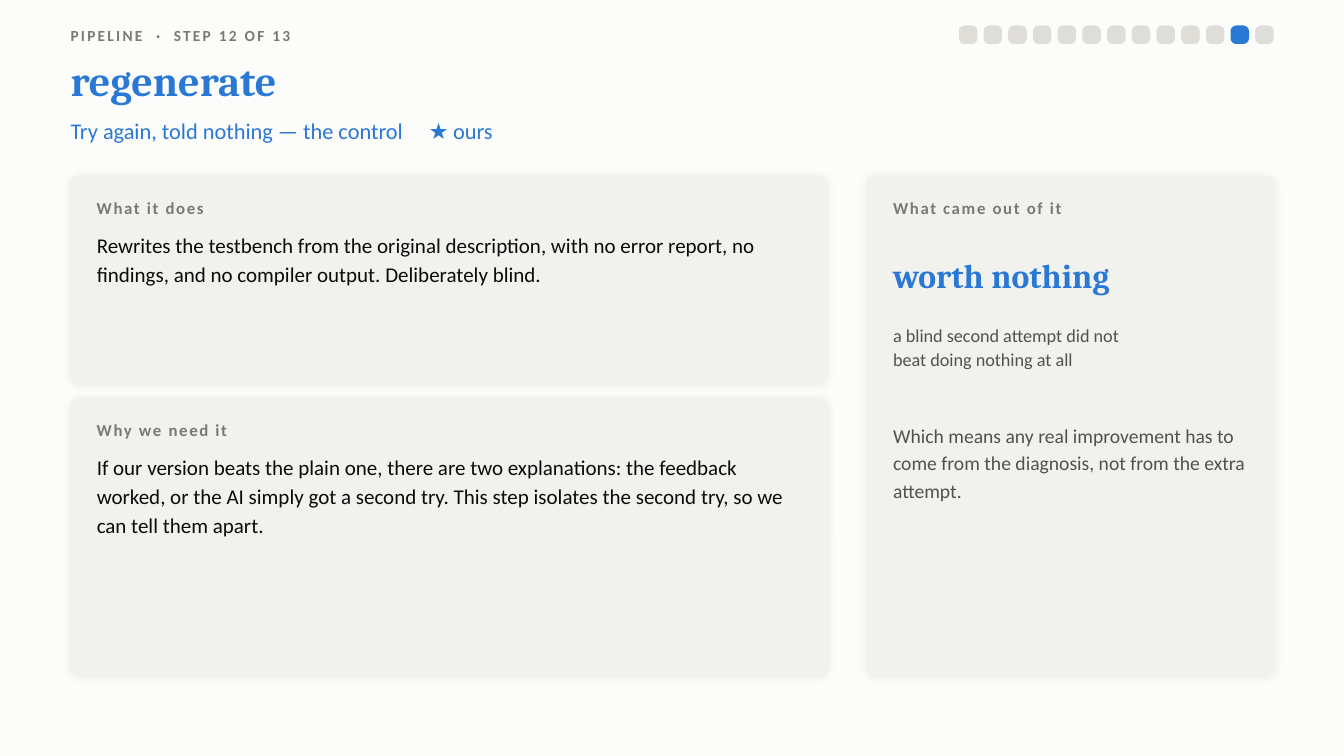
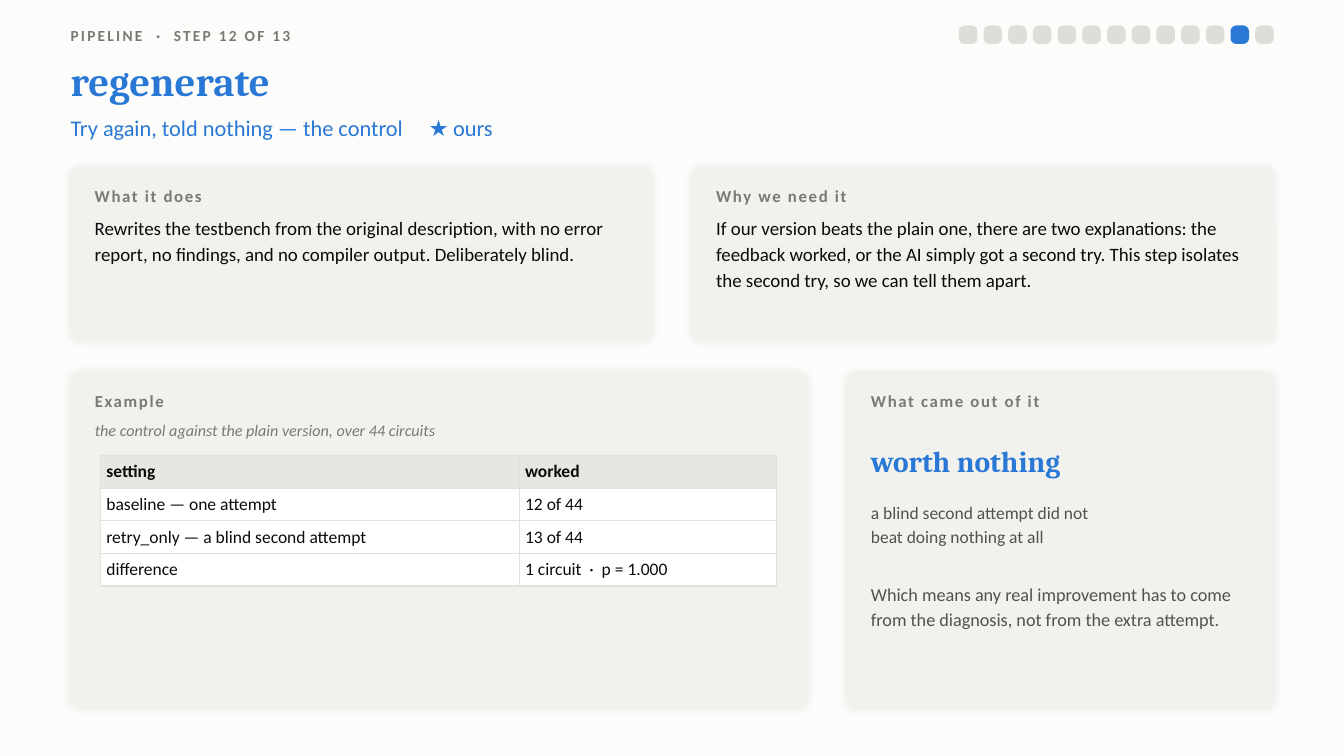
Before and after one commit to Sawaiz-zip/agentic-verilog-testbench, a slide deck: slide 18 of docs/presentation.pptx. Drawn at 1344x756 pixels with LibreOffice and Linux fonts; fonts in the diff are those of the drawing. Boxes give left, top, right and bottom in pixels: in the first picture for what was removed or moved away, otherwise in the second. Text is boxed around its words. In the diff, an @@ line names an element or a change of style, - is before the commit and + after.

```diff
--- a/docs/presentation.pptx
+++ b/docs/presentation.pptx
@@ text "regenerate" at [71,72,270,105]: size 30 to 29 pt @@
@@ rounded rectangle: place and size @@
-rounded rectangle at [71,176,827,383]
+rounded rectangle at [71,167,651,341]
@@ rounded rectangle added at [693,167,1273,341], fill #F1F1ED, outline #F1F1ED 1 pt @@
@@ text "What it does": place and size @@
-text "What it does" at [97,202,204,214]
+text "What it does" at [95,190,202,202]
@@ text "Why we need it": place and size @@
-text "Why we need it" at [97,424,227,439]
+text "Why we need it" at [716,190,847,205]
@@ text "Rewrites the testbench from the ...": place and size @@
-text "Rewrites the testbench from the ..." at [97,238,754,286]
+text "Rewrites the testbench from the ..." at [95,222,603,265]
@@ text "Rewrites the testbench from the ..." at [95,222,603,265]: size 15 to 13.5 pt; line spacing 1.16 to 1.14 @@
@@ text "If our version beats the ..." at [716,222,1239,290]: size 15 to 13.5 pt; line spacing 1.16 to 1.14 @@
@@ text "If our version beats the ...": place and size @@
-text "If our version beats the ..." at [97,460,782,537]
+text "If our version beats the ..." at [716,222,1239,290]
@@ rounded rectangle: place and size @@
-rounded rectangle at [71,398,827,676]
+rounded rectangle at [71,373,807,708]
@@ proportions changed in 3 elements at [71,167,651,341], [71,373,807,708], [847,373,1273,708] @@
@@ rounded rectangle: place and size @@
-rounded rectangle at [867,176,1273,676]
+rounded rectangle at [847,373,1273,708]
@@ text "What came out of it": place and size @@
-text "What came out of it" at [893,202,1062,214]
+text "What came out of it" at [871,395,1040,407]
@@ text added at [95,395,164,410], 12 pt, text #7A7974, bold @@
+Example
@@ text added at [95,425,435,439], 11.5 pt, text #7A7974, italic @@
+the control against the plain version, over 44 circuits
@@ text "worth nothing": place and size @@
-text "worth nothing" at [893,264,1109,296]
+text "worth nothing" at [871,451,1060,479]
@@ text "worth nothing" at [871,451,1060,479]: size 24 to 21 pt @@
@@ table added at [101,456,776,582], 4 rows, 2 columns @@
+setting | worked
+baseline — one attempt | 12 of 44
+retry_only — a blind second attempt | 13 of 44
+difference | 1 circuit · p = 1.000
@@ text "a blind second attempt did ...": place and size @@
-text "a blind second attempt did ..." at [893,329,1119,369]
+text "a blind second attempt did ..." at [871,507,1088,546]
@@ text "a blind second attempt did ..." at [871,507,1088,546]: size 13 to 12.5 pt @@
@@ text "Which means any real improvement ...": place and size @@
-text "Which means any real improvement ..." at [893,429,1244,501]
+text "Which means any real improvement ..." at [871,588,1231,629]
@@ text "Which means any real improvement ..." at [871,588,1231,629]: size 14 to 13 pt @@
```
Also in this commit, not shown: 12 other slides changed, 1 other file.
